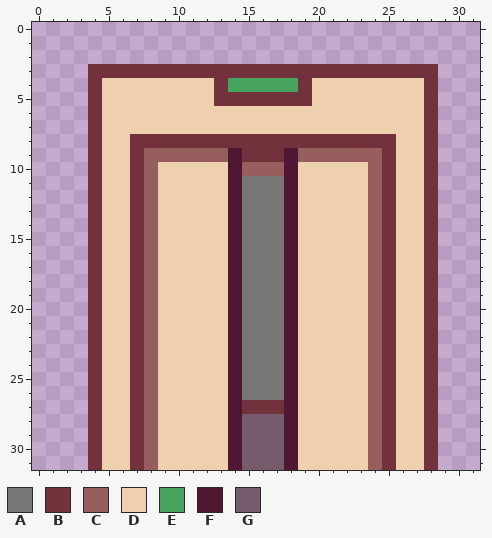
Two states of a pixel-art sprite, sprites/elevator/elevator2.png. The picture above was drawn from the file before the commit.
The file is 32x32 pixels.
Palette (. is transparent): A #767676  B #71323c  C #975e5e  D #efd0ae  E #46a45f  F #501733  G #755b6c
Pixels before, first column x 4:
 3 BBBBBBBBBBBBBBBBBBBBBBBBB
 4 BDDDDDDDDBEEEEEBDDDDDDDDB
 5 BDDDDDDDDBBBBBBBDDDDDDDDB
 6 BDDDDDDDDDDDDDDDDDDDDDDDB
 7 BDDDDDDDDDDDDDDDDDDDDDDDB
 8 BDDBBBBBBBBBBBBBBBBBBBDDB
 9 BDDBCCCCCCFBBBFCCCCCCBDDB
10 BDDBCDDDDDFCCCFDDDDDCBDDB
11 BDDBCDDDDDFAAAFDDDDDCBDDB
12 BDDBCDDDDDFAAAFDDDDDCBDDB
13 BDDBCDDDDDFAAAFDDDDDCBDDB
14 BDDBCDDDDDFAAAFDDDDDCBDDB
15 BDDBCDDDDDFAAAFDDDDDCBDDB
16 BDDBCDDDDDFAAAFDDDDDCBDDB
17 BDDBCDDDDDFAAAFDDDDDCBDDB
18 BDDBCDDDDDFAAAFDDDDDCBDDB
19 BDDBCDDDDDFAAAFDDDDDCBDDB
20 BDDBCDDDDDFAAAFDDDDDCBDDB
21 BDDBCDDDDDFAAAFDDDDDCBDDB
22 BDDBCDDDDDFAAAFDDDDDCBDDB
23 BDDBCDDDDDFAAAFDDDDDCBDDB
24 BDDBCDDDDDFAAAFDDDDDCBDDB
25 BDDBCDDDDDFAAAFDDDDDCBDDB
26 BDDBCDDDDDFAAAFDDDDDCBDDB
27 BDDBCDDDDDFBBBFDDDDDCBDDB
28 BDDBCDDDDDFGGGFDDDDDCBDDB
29 BDDBCDDDDDFGGGFDDDDDCBDDB
30 BDDBCDDDDDFGGGFDDDDDCBDDB
31 BDDBCDDDDDFGGGFDDDDDCBDDB
And afterwards:
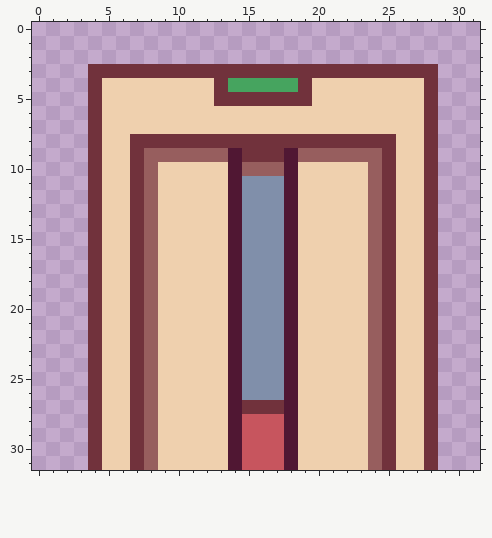
Change:
colour A: #767676 -> #808faa
colour G: #755b6c -> #c7555e
